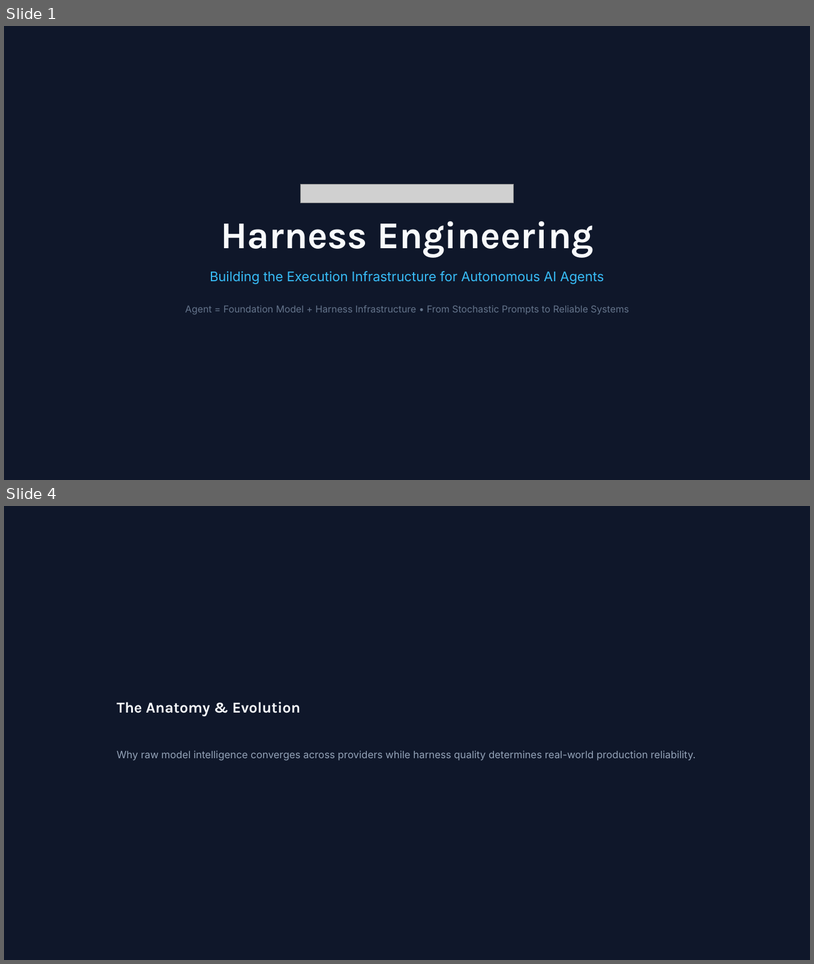
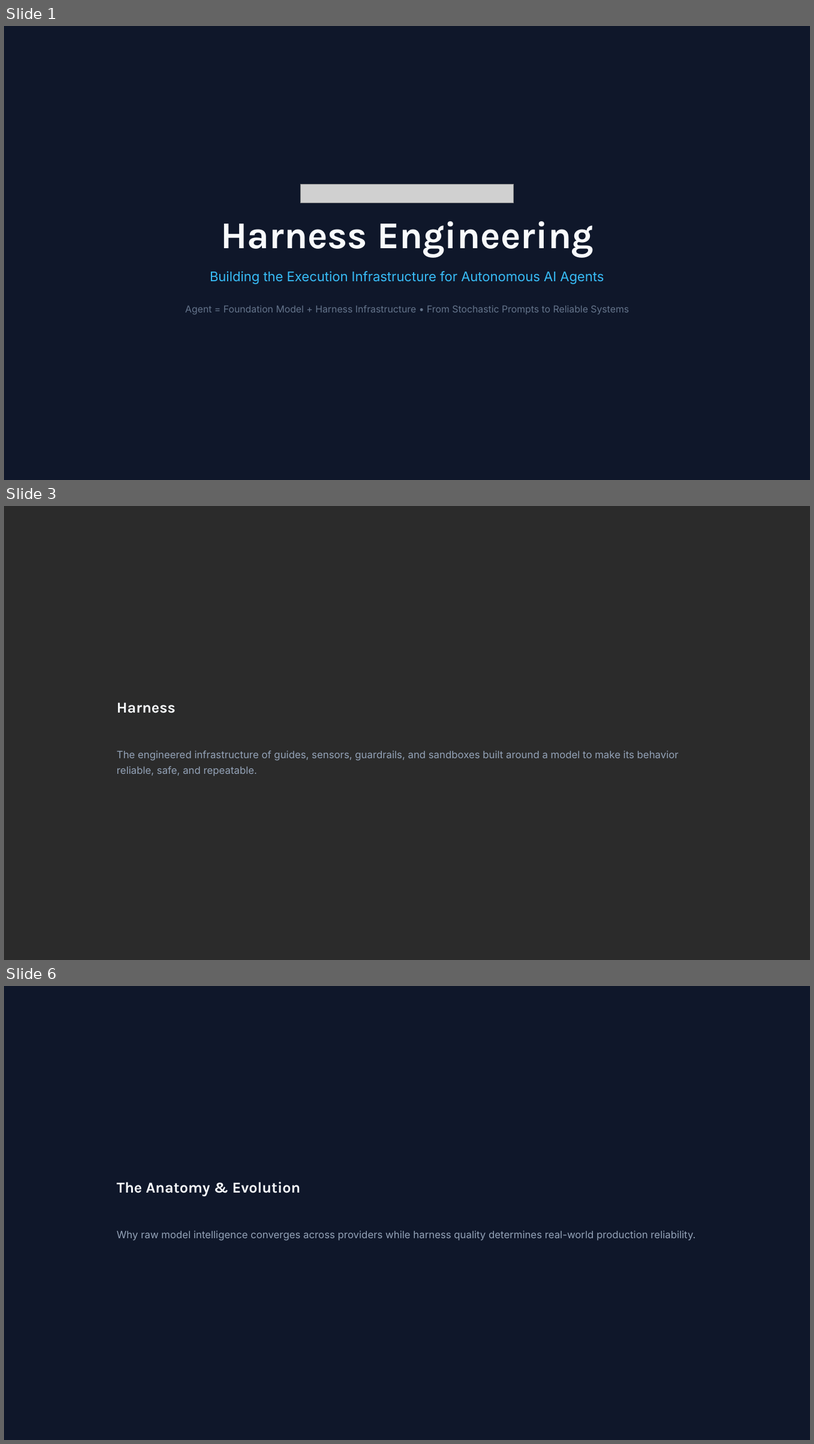
Before and after one commit to balakrishnaakuleti/harness_engineering, a slide deck: Harness Engineering in the Agentic Era (1).pptx. Shown one above the other, each under a label of ours: slides 1 and 4 before the commit, slides 1, 3 and 6 after it; the slides between them are not shown. The pictures are 814x964 and 814x1444 pixels, drawn with LibreOffice and Linux fonts; fonts in the diff are those of the drawing; grey boxes stand for pictures; background and template pictures are left out; a plain dark background stands for a picture behind light text. Boxes give left, top, right and bottom in pixels: in the first picture for what was removed or moved away, otherwise in the second. Text is boxed around its words. In the diff, an @@ line names an element or a change of style, - is before the commit and + after.

```diff
--- a/Harness Engineering in the Agentic Era (1).pptx
+++ b/Harness Engineering in the Agentic Era (1).pptx
@@ slide 3 added at (x1=4, y1=506, x2=810, y2=960), background picture (left out) @@
@@ text added at (x1=117, y1=702, x2=176, y2=713), 18 pt, text #F8FAFC, bold @@
+Harness
@@ text added at (x1=117, y1=750, x2=679, y2=776), 12 pt, text #94A3B8 @@
+The engineered infrastructure of guides, sensors, guardrails, and sandboxes built around a model to make its behavior reliable, safe, and repeatable.
@@ what was slide 4 is now slide 6 @@
```
Also in this commit, not shown: 1 slide changed, 10 other slides added.
